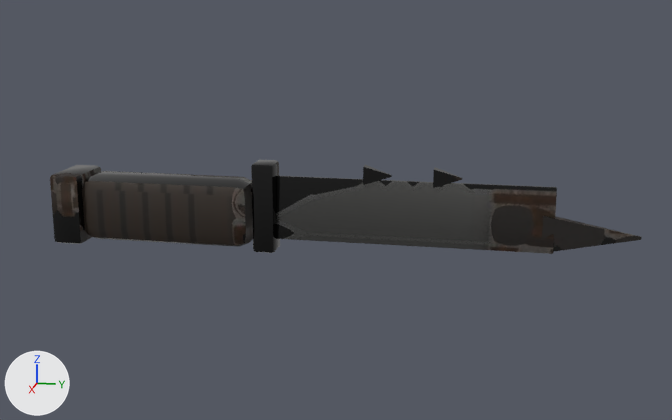
A saved change to the glTF model Sandbox/GameData/Models/Weapons/pighcib_knife_small.glb.
The view is the same before and after, from a 50 mm lens placed at (0.388, 0.079, 0.097), pointed at (-0.002, 0.001, -0.001). Arrows for +X, +Y and +Z are at lower left; the lights stay in place. The first picture is the older version. Vertices at exactly the same position are counted once.

The first picture shows 'pighcib_knife_small'.
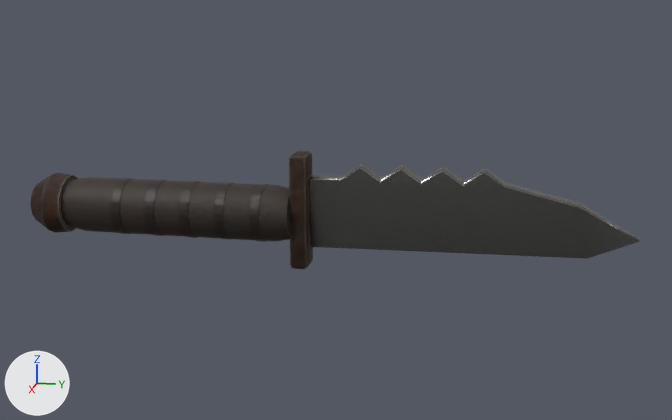
What changed in the scene script:
```text
Add img_pighcib_knife_small_normal:
    img_pighcib_knife_small_normal = load_image('pighcib_knife_small_Normal', '_unpacked/pighcib_knife_small_Normal', 512, 512, 'Non-Color')
Change mat_weapon:
    remove # nodes: BsdfPrincipled, Mix, OutputMaterial, SeparateColor, TexImage x2, VertexColor
    nodes: BsdfPrincipled, NormalMap, OutputMaterial, SeparateColor, TexImage x3
    uses the picture img_pighcib_knife_small_normal
Change me_pighcib_knife_small:
    used by ob_pighcib_knife_small; location = (0.0, 0.0, 0.0)
    remove me_pighcib_knife_small.from_pydata(...)  # 248 vertices, 468 faces; spans x -0.013..0.013, y -0.127..0.13, z -0.02..0.02
    add me_pighcib_knife_small.from_pydata(...)  # 371 vertices, 706 faces; spans x -0.014..0.014, y -0.143..0.129, z -0.027..0.025
    me_pighcib_knife_small part 1: a new loose piece, a 14-sided cylinder along y spanning x -0.0128..0.0128, y -0.034..-0.03, z -0.0155..0.0095, in mat_weapon
    me_pighcib_knife_small part 2: a new loose piece, a 14-sided cylinder along y spanning x -0.0128..0.0128, y -0.05..-0.046, z -0.0155..0.0095, in mat_weapon
    me_pighcib_knife_small part 3: a new loose piece, a 14-sided cylinder along y spanning x -0.0128..0.0128, y -0.066..-0.062, z -0.0155..0.0095, in mat_weapon
    me_pighcib_knife_small part 4: a new loose piece, a 14-sided cylinder along y spanning x -0.0128..0.0128, y -0.082..-0.078, z -0.0155..0.0095, in mat_weapon
    me_pighcib_knife_small part 5: a new loose piece, a 14-sided cylinder along y spanning x -0.0128..0.0128, y -0.098..-0.094, z -0.0155..0.0095, in mat_weapon
    me_pighcib_knife_small part 6: the loose piece of 56 vertices spanning x -0.003..0.003, y -0.025..0.095, z -0.014..0.014 is rebuilt with 76 vertices and now spans x -0.004..0.004, y -0.01..0.129, z -0.017..0.02
    me_pighcib_knife_small part 7: the loose piece of 56 vertices spanning x -0.011..0.011, y -0.115..-0.035, z -0.018..0.012 is rebuilt with 56 vertices and now spans x -0.013..0.013, y -0.123..-0.018, z -0.015..0.009
    me_pighcib_knife_small part 8: a new loose piece of 56 vertices spanning x -0.007..0.007, y -0.018..-0.01, z -0.027..0.025, in mat_weapon
    me_pighcib_knife_small part 9: a new loose piece of 43 vertices spanning x -0.014..0.014, y -0.143..-0.123, z -0.017..0.011, in mat_weapon
    me_pighcib_knife_small part 10: the loose piece of 56 vertices spanning x -0.006..0.006, y -0.035..-0.025, z -0.02..0.02 is deleted
    me_pighcib_knife_small part 11: the loose piece of 8 vertices spanning x -0.002..0.002, y 0.014..0.026, z 0.012..0.02 is deleted
    me_pighcib_knife_small part 12: the loose piece of 8 vertices spanning x -0.002..0.002, y 0.044..0.056, z 0.012..0.02 is deleted
    me_pighcib_knife_small part 13: the loose piece of 8 vertices spanning x -0.002..0.002, y 0.09..0.13, z -0.014..0.002 is deleted
    me_pighcib_knife_small part 14
    56 vertices are removed from x -0.013..0.013, y -0.127..-0.113, z -0.019..0.013
    108 faces are deleted
```

Location of each change, [x1, y1, x2, y2] in pixels of the pictures (672 x 420 px):
'pighcib_knife_small', reshaped (25% taller)
    before: [50, 160, 641, 254]
    after: [31, 151, 640, 269]
part 1 of me_pighcib_knife_small, added
    after: [249, 184, 268, 242]
part 2 of me_pighcib_knife_small, added
    after: [214, 182, 232, 240]
part 3 of me_pighcib_knife_small, added
    after: [179, 181, 199, 238]
part 4 of me_pighcib_knife_small, added
    after: [145, 179, 165, 236]
part 5 of me_pighcib_knife_small, added
    after: [111, 178, 132, 234]
part 6 of me_pighcib_knife_small, rebuilt (18% wider, 22% taller)
    before: [276, 176, 557, 254]
    after: [308, 164, 640, 259]
part 7 of me_pighcib_knife_small, rebuilt (34% wider, 16% shorter)
    before: [82, 171, 253, 247]
    after: [61, 177, 290, 241]
part 8 of me_pighcib_knife_small, added (brown)
    after: [289, 151, 313, 269]
part 9 of me_pighcib_knife_small, added (brown)
    after: [31, 172, 79, 233]
part 10 of me_pighcib_knife_small, deleted
    before: [251, 160, 280, 253]
part 11 of me_pighcib_knife_small, deleted
    before: [363, 165, 392, 185]
part 12 of me_pighcib_knife_small, deleted
    before: [433, 168, 462, 188]
part 13 of me_pighcib_knife_small, deleted
    before: [542, 216, 641, 251]
part 14 of me_pighcib_knife_small, deleted
    before: [50, 165, 101, 244]
